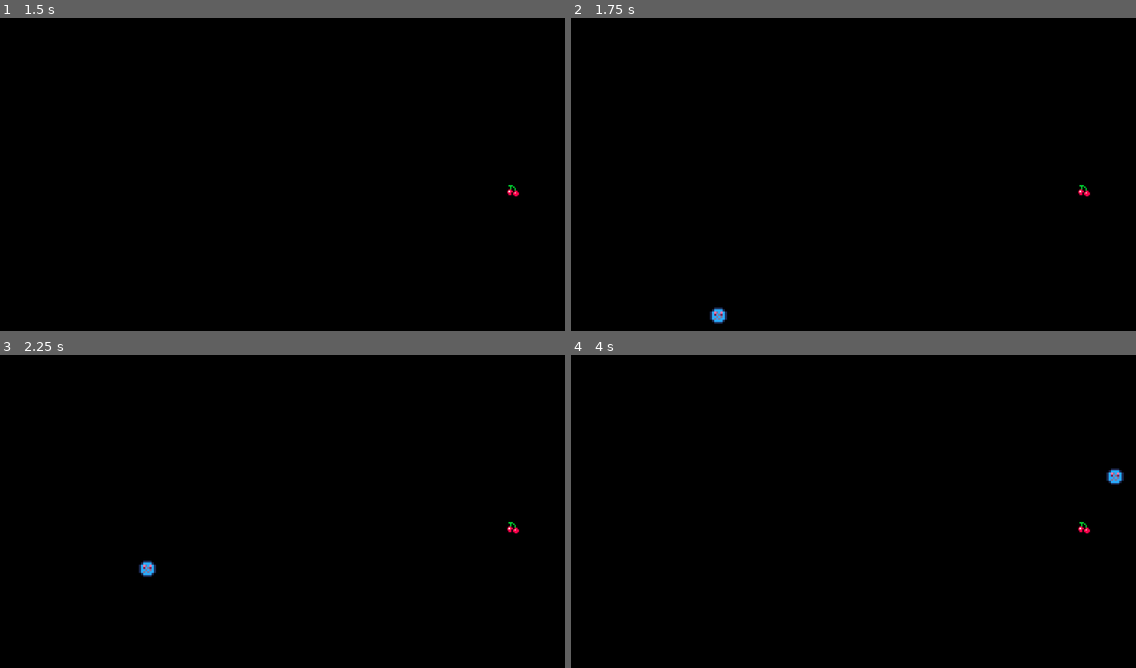
Above: before the commit, frames 1-4 (two rows, left to right).
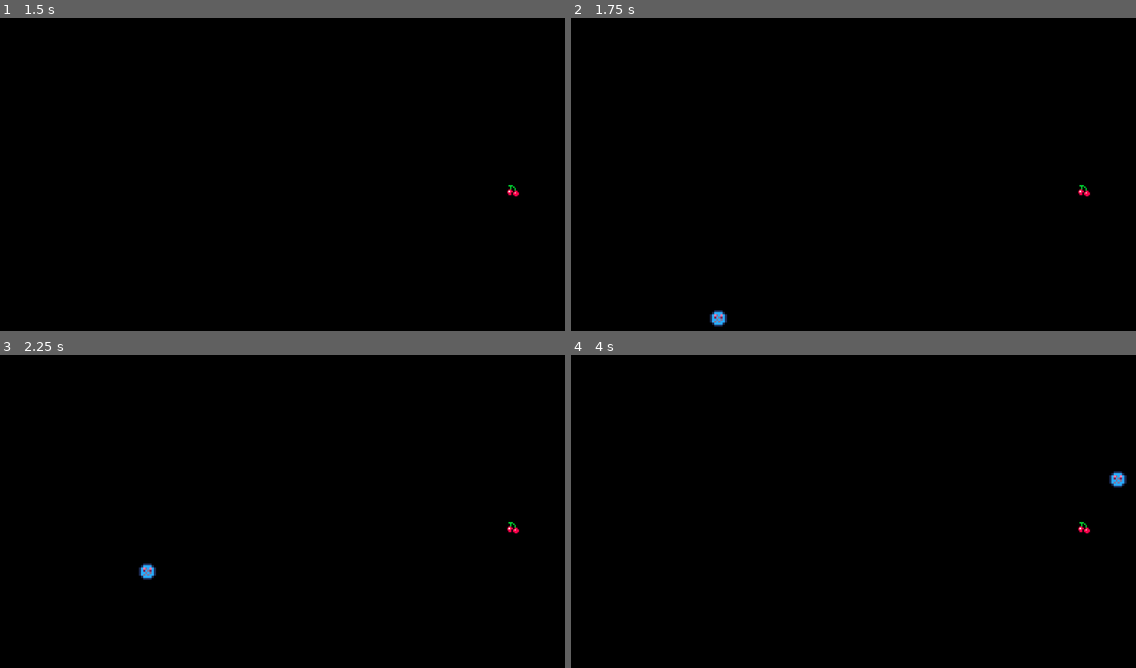
Above: after the commit, the same moments.

Repository: snakecs4700/Snake2D
Game: Godot game, scene res://Title Screen/TitleScreen.tscn
Two runs of this game, one before a commit and one after it. Both use one fixed random seed, a clock stepped at 60 frames per second and the inputs below.
Inputs:
- Up to frame 1 (1.5 s): click "start game" at 0.5 s; hold Up (ui_up) from 1.28 s (still down)
- Up to frame 2 (1.75 s): keep holding Up (ui_up)
- Up to frame 3 (2.25 s): keep holding Up (ui_up)
- Up to frame 4 (4 s): release Up (ui_up) at 2.78 s; hold Left (ui_left) from 2.78 s (still down)

Frame 1 is identical in both runs. In frame 2, 0.1% of the frame differs, in the area x 24-28%, y 92-99%; in frame 3, 0.1%; in frame 4, 0.2%, in the area x 94-99%, y 36-43%.

Commit message:
Adjust -40 to -45

Diff:
--- a/Scripts/snake.gd
+++ b/Scripts/snake.gd
@@ -35,12 +35,12 @@
 	get_node("head").position += direction * speed
 
 	if(direction == Vector2(1, 0) && get_node("head").position[0] > 1024.0):
-		get_node("head").position[0] = -40.0
-	elif(direction == Vector2(-1, 0) && get_node("head").position[0] < -40.0):
+		get_node("head").position[0] = -45.0
+	elif(direction == Vector2(-1, 0) && get_node("head").position[0] < -45.0):
 		get_node("head").position[0] = 1024.0
 	elif(direction == Vector2(0, 1) && get_node("head").position[1] > 600.0):
-		get_node("head").position[1] = -40.0
-	elif(direction == Vector2(0, -1) && get_node("head").position[1] < -40.0):
+		get_node("head").position[1] = -45.0
+	elif(direction == Vector2(0, -1) && get_node("head").position[1] < -45.0):
 		get_node("head").position[1] = 600.0
 	#print(direction)
 
